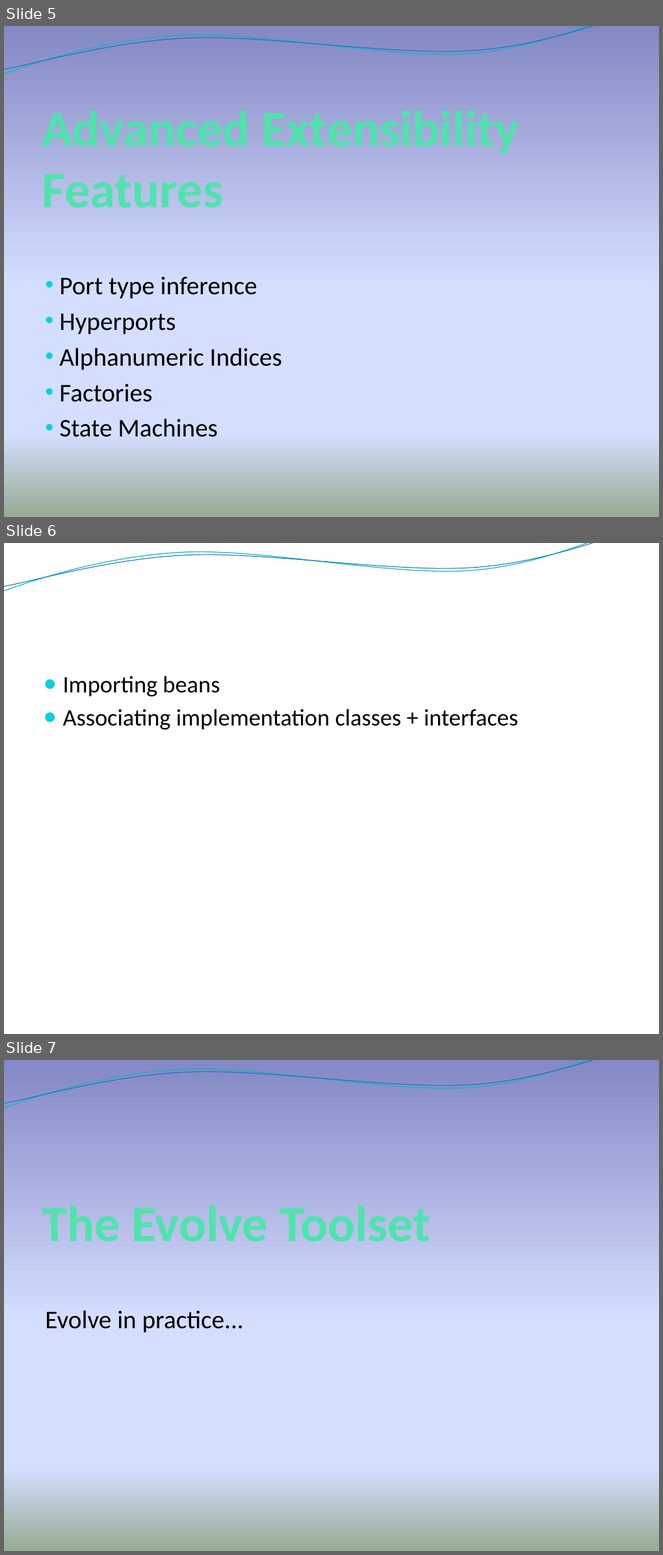
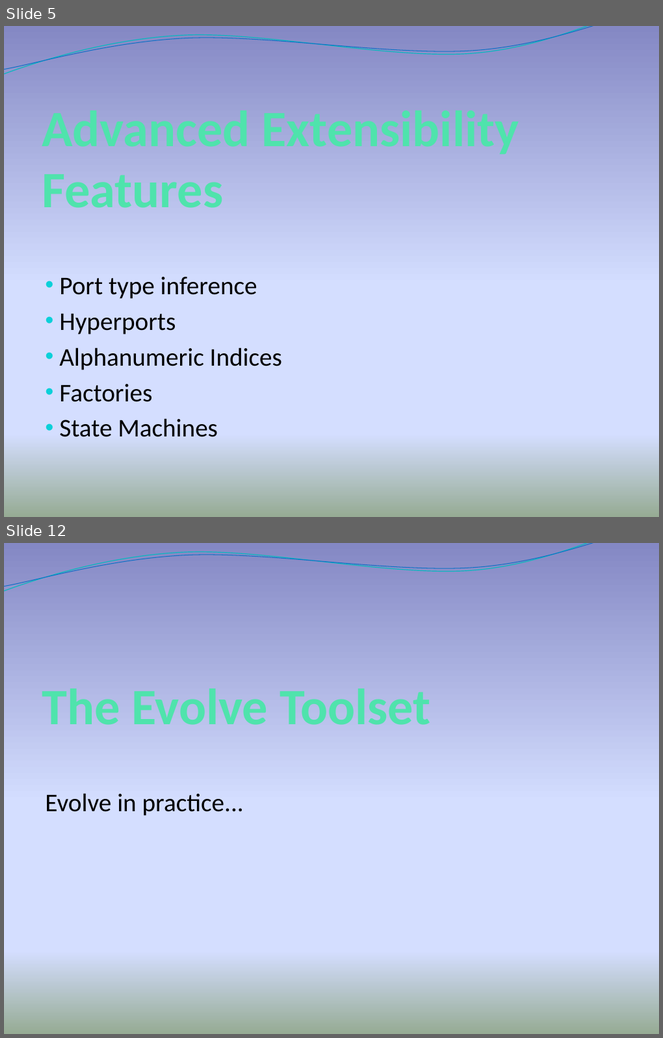
Before and after one commit to Intrinsarc/intrinsarc-evolve, a slide deck: Academic Work/presentations/prague/Evolve - Advanced.pptx. Shown one above the other, each under a label of ours: slides 5, 6 and 7 before the commit, slides 5 and 12 after it; the slides between them are not shown. The pictures are 663x1555 and 663x1038 pixels, drawn with LibreOffice and Linux fonts; fonts in the diff are those of the drawing; background and template pictures are left out. Boxes give left, top, right and bottom in pixels: in the first picture for what was removed or moved away, otherwise in the second. Text is boxed around its words. In the diff, an @@ line names an element or a change of style, - is before the commit and + after.

```diff
--- a/Academic Work/presentations/prague/Evolve - Advanced.pptx
+++ b/Academic Work/presentations/prague/Evolve - Advanced.pptx
@@ slide 6 removed at bbox=[4, 543, 659, 1034], background picture (left out); not listed: 2 template elements that a slide beside it also shows @@
@@ text removed at bbox=[63, 676, 518, 730] @@
-● Importing beans
-● Associating implementation classes + interfaces
@@ what was slide 7 is now slide 12 @@
```
Also in this commit, not shown: 3 slides changed, 12 slides added, 1 other slide removed, 12 other files.
